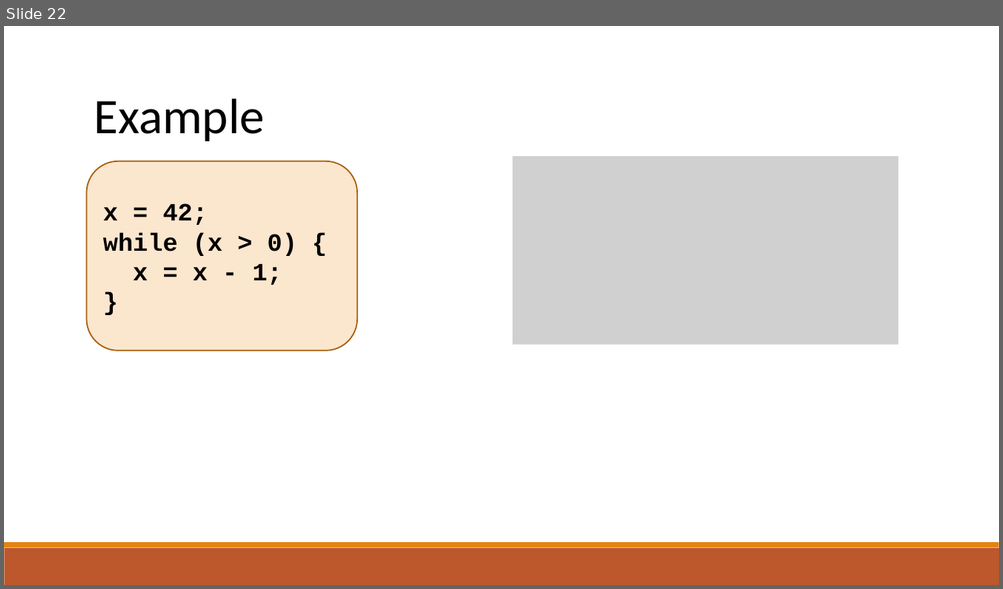
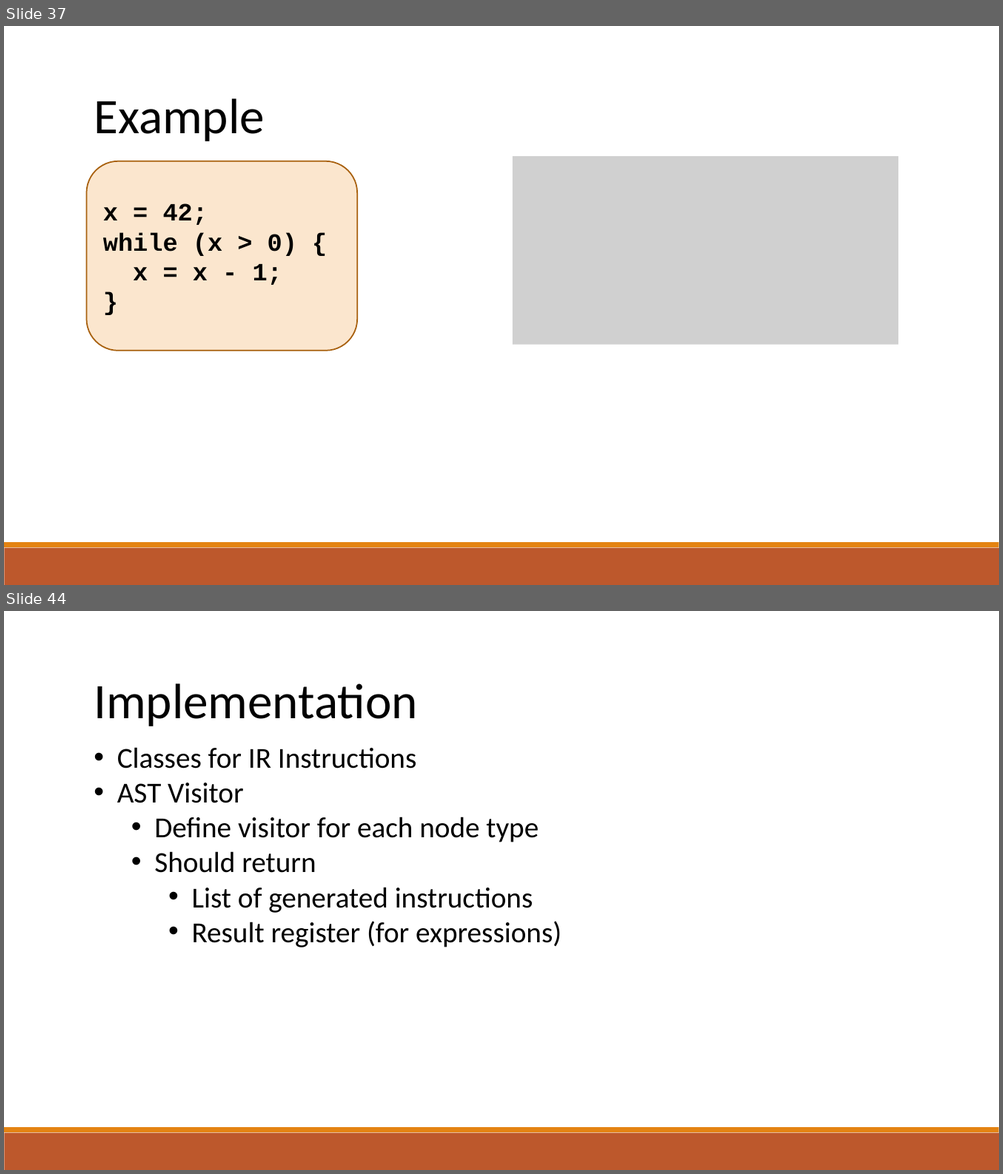
Before and after one commit to raghadzeidan/COMPILATION_TAU_FOR_STUDENTS, a slide deck: new_slides/IR.pptx. Shown one above the other, each under a label of ours: slide 22 before the commit, slides 37 and 44 after it; the slides between them are not shown. The pictures are 1003x589 and 1003x1174 pixels, drawn with LibreOffice and Linux fonts; fonts in the diff are those of the drawing; grey boxes stand for pictures. Boxes give left, top, right and bottom in pixels: in the first picture for what was removed or moved away, otherwise in the second. Text is boxed around its words. In the diff, an @@ line names an element or a change of style, - is before the commit and + after.

```diff
--- a/new_slides/IR.pptx
+++ b/new_slides/IR.pptx
@@ slide 44 added at bbox=[4, 611, 999, 1170], background #FFFFFF; not listed: 2 template elements that a slide beside it also shows @@
@@ text added at bbox=[94, 684, 418, 726], 48 pt, text #000000 @@
+Implementation
@@ text added at bbox=[117, 747, 561, 948], 28 pt, text #000000 @@
+• Classes for IR Instructions
+• AST Visitor
+  • Define visitor for each node type
+  • Should return
+    • List of generated instructions
+    • Result register (for expressions)
@@ what was slide 22 is now slide 37 @@
```
Also in this commit, not shown: 14 slides changed, 16 other slides added, 1 other file.
